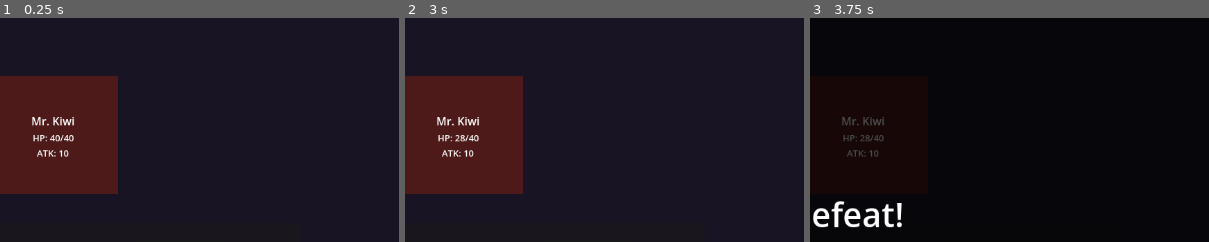
Above: before the commit, frames 1-3 (left to right).
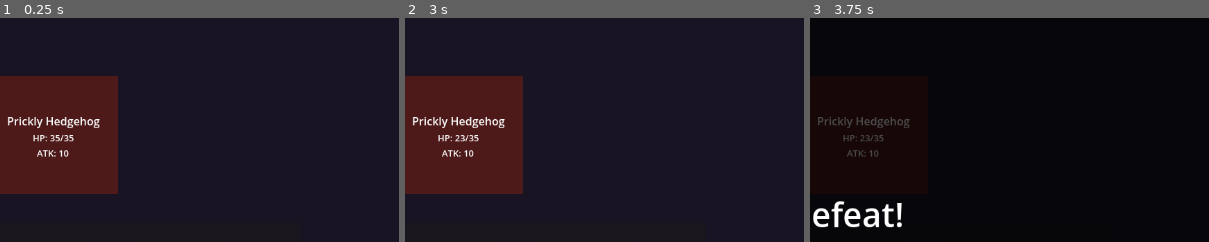
Above: after the commit, the same moments.

Repository: Master-Ong/baby-battle-bash
Game: Godot game, scene res://Scene/combat_scene.tscn
Two runs of this game, one before a commit and one after it. Both use one fixed random seed, a clock stepped at 60 frames per second and the inputs below.
Inputs (mouse positions are % of the whole screen's width and height, from its top left):
- Up to frame 1 (0.25 s): no input
- Up to frame 2 (3 s): click "End Turn" at 0.5 s; click "End Turn" at 1.25 s; click "End Turn" at 2 s; tap Enter at 2.75 s; drag from (36, 93) to (65, 93) at 2.77 s
- Up to frame 3 (3.75 s): tap Space at 3.5 s; drag from (46, 93) to (74, 93) at 3.52 s
The pictures show only the part of the screen within x 46-95%, y 0-50%; the shares and areas given below are measured in that part.

The runs differ from the first frame. In frame 1, 0.7% of the frame differs, in the area x 2-26%, y 44-56%; in frame 2, 0.7%; in frame 3, 0.5%.

Commit message:
Add mobs, boss milestone, win screen fix, negative HP clamp, Dragon rebalance

Diff:
--- a/Scene/animal_select.tscn
+++ b/Scene/animal_select.tscn
@@ -146,3 +146,102 @@
 offset_bottom = 290.0
 theme_override_font_sizes/font_size = 20
 text = "Choose"
+
+[node name="TestCardsLabel" type="Label" parent="CanvasLayer"]
+offset_left = 276.0
+offset_top = 500.0
+offset_right = 876.0
+offset_bottom = 525.0
+theme_override_font_sizes/font_size = 16
+text = "TEST CARDS (toggle on/off)"
+horizontal_alignment = 1
+
+[node name="TestBIG" type="Button" parent="CanvasLayer"]
+offset_left = 166.0
+offset_top = 540.0
+offset_right = 286.0
+offset_bottom = 580.0
+theme_override_font_sizes/font_size = 14
+toggle_mode = true
+text = "BIG"
+
+[node name="TestFAST" type="Button" parent="CanvasLayer"]
+offset_left = 306.0
+offset_top = 540.0
+offset_right = 426.0
+offset_bottom = 580.0
+theme_override_font_sizes/font_size = 14
+toggle_mode = true
+text = "FAST"
+
+[node name="TestTOUGH" type="Button" parent="CanvasLayer"]
+offset_left = 446.0
+offset_top = 540.0
+offset_right = 566.0
+offset_bottom = 580.0
+theme_override_font_sizes/font_size = 14
+toggle_mode = true
+text = "TOUGH"
+
+[node name="TestSHARP" type="Button" parent="CanvasLayer"]
+offset_left = 586.0
+offset_top = 540.0
+offset_right = 706.0
+offset_bottom = 580.0
+theme_override_font_sizes/font_size = 14
+toggle_mode = true
+text = "SHARP"
+
+[node name="TestSMART" type="Button" parent="CanvasLayer"]
+offset_left = 726.0
+offset_top = 540.0
+offset_right = 846.0
+offset_bottom = 580.0
+theme_override_font_sizes/font_size = 14
+toggle_mode = true
+text = "SMART"
+
+[node name="TestMAGIC" type="Button" parent="CanvasLayer"]
+offset_left = 866.0
+offset_top = 540.0
+offset_right = 986.0
+offset_bottom = 580.0
+theme_override_font_sizes/font_size = 14
+toggle_mode = true
+text = "MAGIC"
+
+[node name="TestPounce" type="Button" parent="CanvasLayer"]
+offset_left = 306.0
+offset_top = 595.0
+offset_right = 426.0
+offset_bottom = 635.0
+theme_override_font_sizes/font_size = 14
+toggle_mode = true
+text = "Pounce"
+
+[node name="TestRoar" type="Button" parent="CanvasLayer"]
+offset_left = 446.0
+offset_top = 595.0
+offset_right = 566.0
+offset_bottom = 635.0
+theme_override_font_sizes/font_size = 14
+toggle_mode = true
+text = "Roar"
+
+[node name="TestCurlUp" type="Button" parent="CanvasLayer"]
+offset_left = 586.0
+offset_top = 595.0
+offset_right = 706.0
+offset_bottom = 635.0
+theme_override_font_sizes/font_size = 14
+toggle_mode = true
+text = "Curl Up"
+
+[node name="TestGuard" type="Button" parent="CanvasLayer"]
+offset_left = 726.0
+offset_top = 595.0
+offset_right = 846.0
+offset_bottom = 635.0
+theme_override_font_sizes/font_size = 14
+toggle_mode = true
+text = "Guard"
--- /dev/null
+++ b/Scene/win_screen.tscn
@@ -0,0 +1,38 @@
+[gd_scene format=3 uid="uid://win_screen_001"]
+
+[ext_resource type="Script" path="res://Scripts/win_screen.gd" id="1_script"]
+
+[node name="WinScreen" type="CanvasLayer"]
+layer = 10
+process_mode = 3
+script = ExtResource("1_script")
+
+[node name="Background" type="ColorRect" parent="."]
+offset_right = 1152.0
+offset_bottom = 648.0
+mouse_filter = 2
+color = Color(0.1, 0.1, 0.15, 0.95)
+
+[node name="VBoxContainer" type="VBoxContainer" parent="."]
+offset_left = 376.0
+offset_top = 240.0
+offset_right = 776.0
+offset_bottom = 420.0
+alignment = 1
+
+[node name="TitleLabel" type="Label" parent="VBoxContainer"]
+layout_mode = 2
+theme_override_font_sizes/font_size = 32
+text = "Run Complete!"
+horizontal_alignment = 1
+
+[node name="SubLabel" type="Label" parent="VBoxContainer"]
+layout_mode = 2
+theme_override_font_sizes/font_size = 18
+text = "You defeated the Baby Dragon!"
+horizontal_alignment = 1
+
+[node name="MainMenuButton" type="Button" parent="VBoxContainer"]
+layout_mode = 2
+theme_override_font_sizes/font_size = 24
+text = "Main Menu"
--- a/Scripts/GameState.gd
+++ b/Scripts/GameState.gd
@@ -8,6 +8,9 @@
 var nodes_completed: Array = []
 var player_hp: int = 50
 var relics: Array = []
+var last_mob_name: String = ""
+var is_boss_fight: bool = false
+var gold: int = 0
 
 
 func reset_run():
@@ -18,3 +21,6 @@
 	encounter_number  = 1
 	nodes_completed   = []
 	current_node      = 0
+	last_mob_name     = ""
+	is_boss_fight     = false
+	gold              = 0
--- a/Scripts/animal_select.gd
+++ b/Scripts/animal_select.gd
@@ -1,4 +1,6 @@
 extends Node
+
+const CardClass = preload("res://Scripts/Card.gd")
 
 
 func _ready():
@@ -9,14 +11,55 @@
 
 func _on_bunny_pressed():
 	GameState.selected_starter = "Bunny"
+	_add_test_cards()
 	get_tree().change_scene_to_file("res://Scene/roadmap.tscn")
 
 
 func _on_turtle_pressed():
 	GameState.selected_starter = "Turtle"
+	_add_test_cards()
 	get_tree().change_scene_to_file("res://Scene/roadmap.tscn")
 
 
 func _on_dog_pressed():
 	GameState.selected_starter = "Dog"
+	_add_test_cards()
 	get_tree().change_scene_to_file("res://Scene/roadmap.tscn")
+
+
+func _add_test_cards():
+	var test_cards = {
+		"BIG":     {"type": CardClass.CardType.ADJECTIVE, "cost": 1, "value": 5,  "desc": "All field animals gain +5 ATK and +5 HP."},
+		"FAST":    {"type": CardClass.CardType.ADJECTIVE, "cost": 1, "value": 3,  "desc": "All field animals gain +3 ATK."},
+		"TOUGH":   {"type": CardClass.CardType.ADJECTIVE, "cost": 1, "value": 6,  "desc": "All field animals gain +6 HP."},
+		"SHARP":   {"type": CardClass.CardType.ADJECTIVE, "cost": 1, "value": 4,  "desc": "All field animals gain +4 ATK."},
+		"SMART":   {"type": CardClass.CardType.ADJECTIVE, "cost": 1, "value": 2,  "desc": "Draw 2 cards."},
+		"MAGIC":   {"type": CardClass.CardType.ADJECTIVE, "cost": 1, "value": 8,  "desc": "Gain 8 Block."},
+		"Pounce":  {"type": CardClass.CardType.ATTACK,    "cost": 1, "value": 8,  "desc": "Deal 8 damage."},
+		"Roar":    {"type": CardClass.CardType.ATTACK,    "cost": 2, "value": 14, "desc": "Deal 14 damage."},
+		"Curl Up": {"type": CardClass.CardType.SKILL,     "cost": 1, "value": 8,  "desc": "Gain 8 Block."},
+		"Guard":   {"type": CardClass.CardType.SKILL,     "cost": 2, "value": 15, "desc": "Gain 15 Block."},
+	}
+	var buttons = {
+		"BIG":     $CanvasLayer/TestBIG,
+		"FAST":    $CanvasLayer/TestFAST,
+		"TOUGH":   $CanvasLayer/TestTOUGH,
+		"SHARP":   $CanvasLayer/TestSHARP,
+		"SMART":   $CanvasLayer/TestSMART,
+		"MAGIC":   $CanvasLayer/TestMAGIC,
+		"Pounce":  $CanvasLayer/TestPounce,
+		"Roar":    $CanvasLayer/TestRoar,
+		"Curl Up": $CanvasLayer/TestCurlUp,
+		"Guard":   $CanvasLayer/TestGuard,
+	}
+	for card_name in buttons:
+		if buttons[card_name].button_pressed:
+			var info = test_cards[card_name]
+			var card = CardClass.new()
+			card.card_name        = card_name
+			card.card_type        = info["type"]
+			card.energy_cost      = info["cost"]
+			card.effect_value     = info["value"]
+			card.card_description = info["desc"]
+			GameState.reward_cards.append(card)
+			print("Test card added: ", card_name)
--- a/Scripts/gamer_manager_node.gd
+++ b/Scripts/gamer_manager_node.gd
@@ -101,32 +101,45 @@
 # =====================================================================
 func load_mob_data():
 	combat_ended = false
+	var mob_pool = []
+
 	match GameState.encounter_number:
-		1:
-			mob_name   = "Mr. Kiwi"
-			mob_hp     = 40
-			mob_max_hp = 40
-			mob_damage = 10
-		2:
-			mob_name   = "Big Bear"
-			mob_hp     = 65
-			mob_max_hp = 65
-			mob_damage = 14
+		1, 2:
+			mob_pool = [
+				{"name": "Mr. Kiwi",         "hp": 40, "damage": 8},
+				{"name": "Prickly Hedgehog",  "hp": 35, "damage": 10},
+			]
 		3:
-			mob_name   = "Swift Fox"
-			mob_hp     = 30
-			mob_max_hp = 30
-			mob_damage = 8
+			mob_pool = [
+				{"name": "Big Bear",     "hp": 80, "damage": 12},
+				{"name": "Swift Fox",    "hp": 50, "damage": 10},
+				{"name": "Sleepy Owl",   "hp": 55, "damage": 9},
+				{"name": "Muddy Piglet", "hp": 45, "damage": 11},
+			]
 		4:
-			mob_name   = "Stone Turtle"
-			mob_hp     = 90
-			mob_max_hp = 90
-			mob_damage = 6
+			mob_pool = [
+				{"name": "Baby Dragon", "hp": 90, "damage": 16},
+			]
 		_:
-			mob_name   = "Stone Turtle"
-			mob_hp     = 90
-			mob_max_hp = 90
-			mob_damage = 6
+			mob_pool = [
+				{"name": "Stone Turtle",   "hp": 90, "damage": 14},
+				{"name": "Sneaky Raccoon", "hp": 70, "damage": 15},
+			]
+
+	# Filter out last mob if pool has more than one option
+	if mob_pool.size() > 1 and GameState.last_mob_name != "":
+		mob_pool = mob_pool.filter(func(m): return m["name"] != GameState.last_mob_name)
+
+	# Pick random mob from filtered pool
+	var mob    = mob_pool[randi() % mob_pool.size()]
+	mob_name   = mob["name"]
+	mob_hp     = mob["hp"]
+	mob_max_hp = mob["hp"]
+	mob_damage = mob["damage"]
+
+	# Save for next combat
+	GameState.last_mob_name = mob_name
+	print("Encounter ", GameState.encounter_number, ": ", mob_name)
 
 
 # =====================================================================
@@ -314,6 +327,7 @@
 func start_turn():
 	current_turn   += 1
 	current_energy  = max_energy
+	player_defense  = 0
 	current_phase   = Phase.DRAW
 
 	print("")
@@ -330,9 +344,7 @@
 
 
 func end_turn():
-	current_phase  = Phase.ENEMY_TURN
-	player_defense = 0
-
+	current_phase = Phase.ENEMY_TURN
 	resolve_combat()
 
 
@@ -588,6 +600,18 @@
 			animal.animal_hp += 6
 		spawn_field_visuals()
 		update_hud()
+	elif card.card_name == "SHARP":
+		for animal in get_field_animals():
+			animal.animal_atk += 4
+		spawn_field_visuals()
+		update_hud()
+	elif card.card_name == "SMART":
+		draw_cards(2)
+		update_hud()
+	elif card.card_name == "MAGIC":
+		player_defense += 8
+		print("Gained 8 Block")
+		update_hud()
 	else:
 		for animal in get_field_animals():
 			animal.animal_atk += card.effect_value
@@ -619,10 +643,14 @@
 	combat_ended = true
 	print("You defeated ", mob_name, "!")
 
-	# Spawn the reward screen — it builds its own pools and picks 3 cards
-	var reward = RewardScene.instantiate()
-	get_tree().root.get_node("CombatScene").add_child(reward)
-	reward.pick_rewards()
+	if GameState.is_boss_fight:
+		var win_screen = load("res://Scene/win_screen.tscn").instantiate()
+		get_tree().root.add_child(win_screen)
+	else:
+		# Spawn the reward screen — it builds its own pools and picks 3 cards
+		var reward = RewardScene.instantiate()
+		get_tree().root.get_node("CombatScene").add_child(reward)
+		reward.pick_rewards()
 
 	get_tree().paused = true
 
@@ -665,6 +693,7 @@
 		if field_slots[i] != null:
 			var animal = field_slots[i]
 			animal.animal_hp -= mob_damage
+			animal.animal_hp = max(animal.animal_hp, 0)
 			print(animal.card_name, " takes ", mob_damage, " — HP: ", animal.animal_hp)
 			if animal.animal_hp <= 0:
 				graveyard.append(animal)
--- a/Scripts/reward_screen.gd
+++ b/Scripts/reward_screen.gd
@@ -29,7 +29,7 @@
 	# Run even while the tree is paused so buttons stay responsive.
 	process_mode = Node.PROCESS_MODE_ALWAYS
 
-	gold_label.text = "Gold: +" + str(gold_earned)
+	gold_label.text = "Gold: " + str(GameState.gold) + "  (+" + str(gold_earned) + ")"
 
 	card_option_0.pressed.connect(_on_card_chosen.bind(0))
 	card_option_1.pressed.connect(_on_card_chosen.bind(1))
@@ -187,6 +187,38 @@
 	dash.card_description = "Deal 4 damage."
 	word_pool.append(dash)
 
+	var pounce = CardClass.new()
+	pounce.card_name        = "Pounce"
+	pounce.card_type        = CardClass.CardType.ATTACK
+	pounce.energy_cost      = 1
+	pounce.effect_value     = 8
+	pounce.card_description = "Deal 8 damage."
+	word_pool.append(pounce)
+
+	var roar = CardClass.new()
+	roar.card_name        = "Roar"
+	roar.card_type        = CardClass.CardType.ATTACK
+	roar.energy_cost      = 2
+	roar.effect_value     = 14
+	roar.card_description = "Deal 14 damage."
+	word_pool.append(roar)
+
+	var curl_up = CardClass.new()
+	curl_up.card_name        = "Curl Up"
+	curl_up.card_type        = CardClass.CardType.SKILL
+	curl_up.energy_cost      = 1
+	curl_up.effect_value     = 8
+	curl_up.card_description = "Gain 8 Block."
+	word_pool.append(curl_up)
+
+	var guard = CardClass.new()
+	guard.card_name        = "Guard"
+	guard.card_type        = CardClass.CardType.SKILL
+	guard.energy_cost      = 2
+	guard.effect_value     = 15
+	guard.card_description = "Gain 15 Block."
+	word_pool.append(guard)
+
 	# --- Adjective pool ---
 	var adjective_pool: Array = []
 
@@ -213,6 +245,30 @@
 	tough.effect_value     = 6
 	tough.card_description = "All field animals gain +6 HP."
 	adjective_pool.append(tough)
+
+	var sharp = CardClass.new()
+	sharp.card_name        = "SHARP"
+	sharp.card_type        = CardClass.CardType.ADJECTIVE
+	sharp.energy_cost      = 1
+	sharp.effect_value     = 4
+	sharp.card_description = "All field animals gain +4 ATK."
+	adjective_pool.append(sharp)
+
+	var smart = CardClass.new()
+	smart.card_name        = "SMART"
+	smart.card_type        = CardClass.CardType.ADJECTIVE
+	smart.energy_cost      = 1
+	smart.effect_value     = 2
+	smart.card_description = "Draw 2 cards."
+	adjective_pool.append(smart)
+
+	var magic = CardClass.new()
+	magic.card_name        = "MAGIC"
+	magic.card_type        = CardClass.CardType.ADJECTIVE
+	magic.energy_cost      = 1
+	magic.effect_value     = 8
+	magic.card_description = "Gain 8 Block."
+	adjective_pool.append(magic)
 
 	var picked_animal = animal_pool[randi() % animal_pool.size()]
 	var use_adjective = randf() < 0.3
@@ -232,6 +288,9 @@
 func _on_card_chosen(index: int) -> void:
 	var chosen_card = _card_options[index]
 
+	GameState.gold += gold_earned
+	print("Gold earned: ", gold_earned, " | Total gold: ", GameState.gold)
+
 	GameState.reward_cards.append(chosen_card)
 	print("Reward: stored '", chosen_card.card_name, "' in GameState. Total reward cards: ", GameState.reward_cards.size())
 
--- a/Scripts/roadmap.gd
+++ b/Scripts/roadmap.gd
@@ -128,6 +128,7 @@
 
 	match type:
 		"Combat":
+			GameState.is_boss_fight = false
 			match node_idx:
 				0: GameState.encounter_number = 1
 				2: GameState.encounter_number = 2
@@ -139,5 +140,6 @@
 		"Chest":
 			get_tree().change_scene_to_file("res://Scene/chest_site.tscn")
 		"Boss":
+			GameState.is_boss_fight = true
 			GameState.encounter_number = 4
 			get_tree().change_scene_to_file("res://Scene/combat_scene.tscn")
--- /dev/null
+++ b/Scripts/win_screen.gd
@@ -0,0 +1,12 @@
+extends CanvasLayer
+
+
+func _ready():
+	$VBoxContainer/MainMenuButton.pressed.connect(_on_main_menu)
+
+
+func _on_main_menu():
+	GameState.reset_run()
+	get_tree().paused = false
+	get_tree().change_scene_to_file("res://Scene/main_menu.tscn")
+	queue_free()
Not shown, added: Scripts/win_screen.gd.uid
Not shown, changed: prompt.txt
